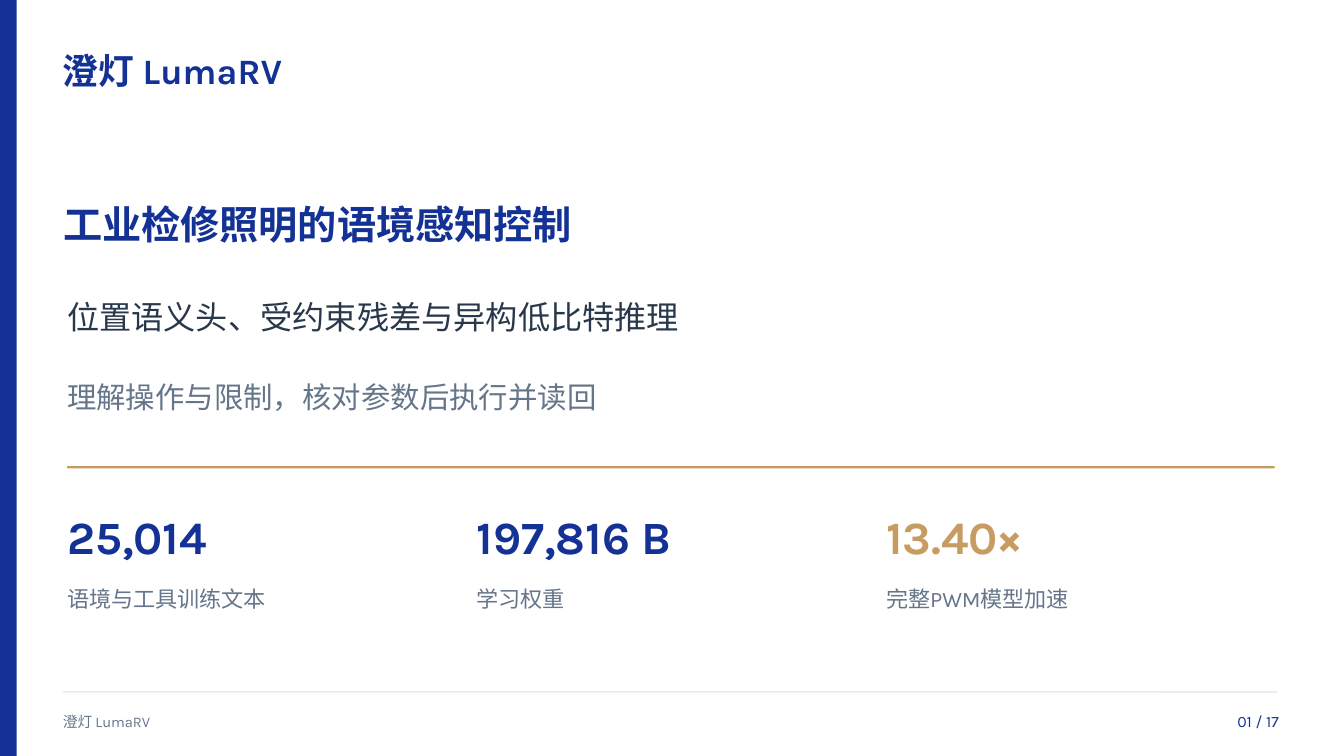
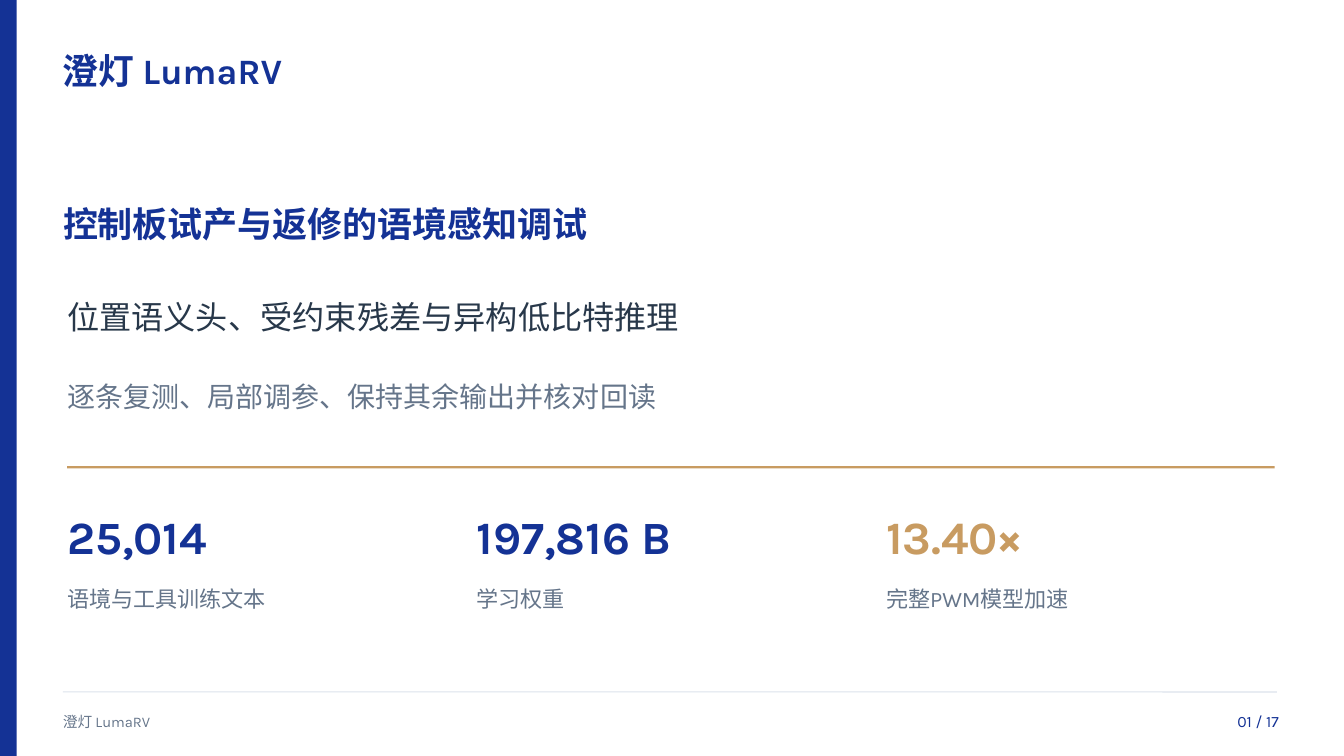
Before and after one commit to luffy1688/FPGA-RISC-CPU, a slide deck: slide 1 of docs/LumaRV_答辩演示.pptx. Drawn at 1344x756 pixels with LibreOffice and Linux fonts; fonts in the diff are those of the drawing. Boxes give left, top, right and bottom in pixels: in the first picture for what was removed or moved away, otherwise in the second. Text is boxed around its words. In the diff, an @@ line names an element or a change of style, - is before the commit and + after.

```diff
--- a/docs/LumaRV_答辩演示.pptx
+++ b/docs/LumaRV_答辩演示.pptx
@@ text at bbox=[63, 207, 587, 241]: text changed; size 28 to 25 pt @@
-工业检修照明的语境感知控制
+控制板试产与返修的语境感知调试
@@ text at bbox=[67, 383, 656, 409]: text changed; size 21 to 20 pt @@
-理解操作与限制，核对参数后执行并读回
+逐条复测、局部调参、保持其余输出并核对回读
```
Also in this commit, not shown: 2 other slides changed, 27 other files.
